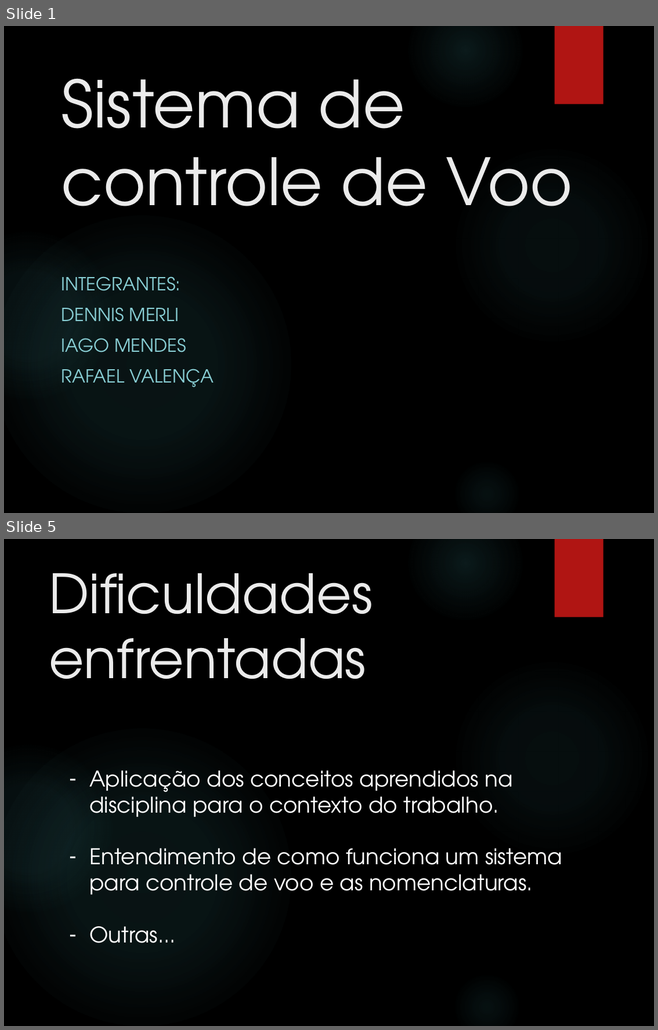
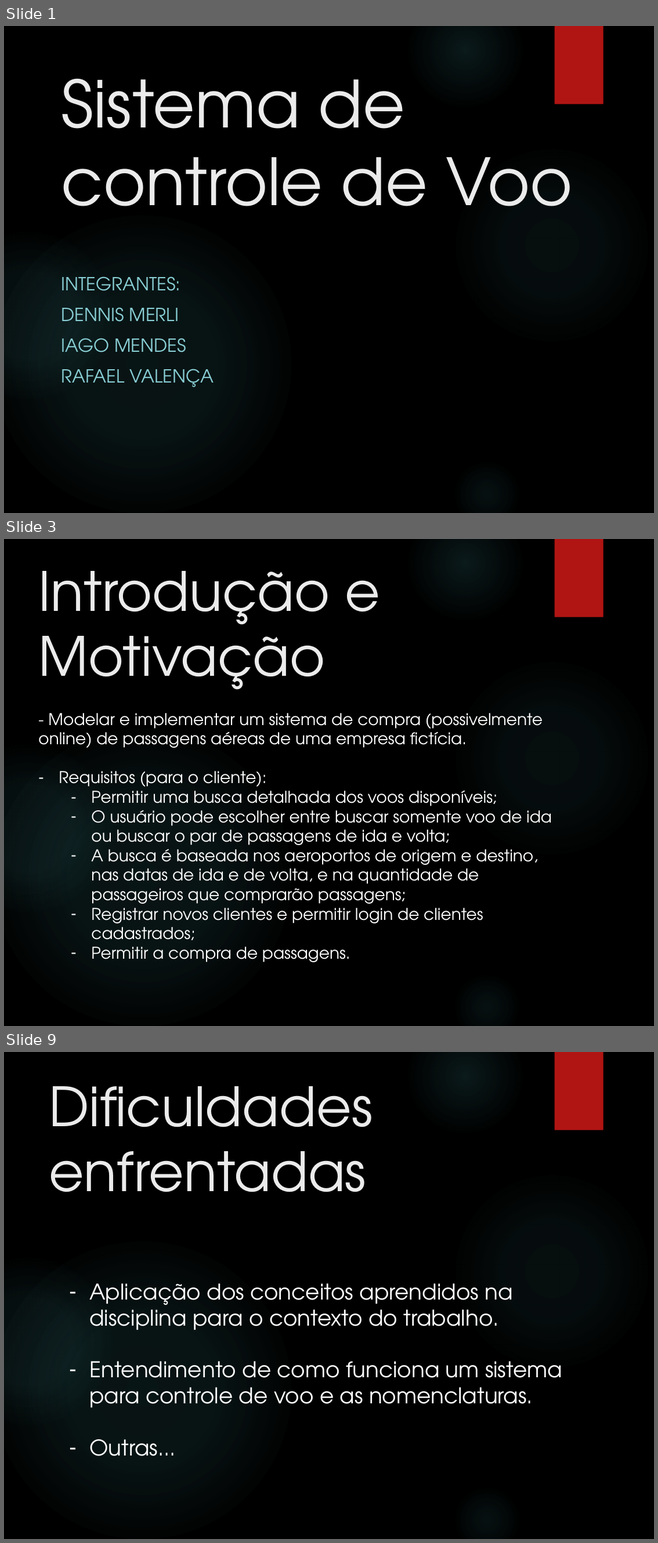
Before and after one commit to rafa7lima/SistemaVoo2.0, a slide deck: Apresentação/Apresentação Grupo 7_MOD.pptx. Shown one above the other, each under a label of ours: slides 1 and 5 before the commit, slides 1, 3 and 9 after it; the slides between them are not shown. The pictures are 658x1030 and 658x1543 pixels, drawn with LibreOffice and Linux fonts; fonts in the diff are those of the drawing; background and template pictures are left out. Boxes give left, top, right and bottom in pixels: in the first picture for what was removed or moved away, otherwise in the second. Text is boxed around its words. In the diff, an @@ line names an element or a change of style, - is before the commit and + after.

Commit message:
Atualizando os slides para apresentação

```diff
--- a/Apresentação/Apresentação Grupo 7_MOD.pptx
+++ b/Apresentação/Apresentação Grupo 7_MOD.pptx
@@ slide 3 added at (x1=4, y1=539, x2=654, y2=1026), background picture (left out); not listed: 6 template elements that a slide beside it also shows @@
@@ title added at (x1=39, y1=571, x2=380, y2=690), 60 pt, text #EBEBEB @@
+Introdução e Motivação
@@ text added at (x1=38, y1=713, x2=552, y2=962), 18 pt, text #FFFFFF @@
+- Modelar e implementar um sistema de compra (possivelmente online) de passagens aéreas de uma empresa fictícia.
+– Requisitos (para o cliente):
+  – Permitir uma busca detalhada dos voos disponíveis;
+  – O usuário pode escolher entre buscar somente voo de ida ou buscar o par de passagens de ida e volta;
+  – A busca é baseada nos aeroportos de origem e destino, nas datas de ida e de volta, e na quantidade de passageiros que comprarão passagens;
+  – Registrar novos clientes e permitir login de clientes cadastrados;
+  – Permitir a compra de passagens.
@@ what was slide 5 is now slide 9 @@
```
Also in this commit, not shown: 4 slides changed, 3 other slides added, 51 other files.
